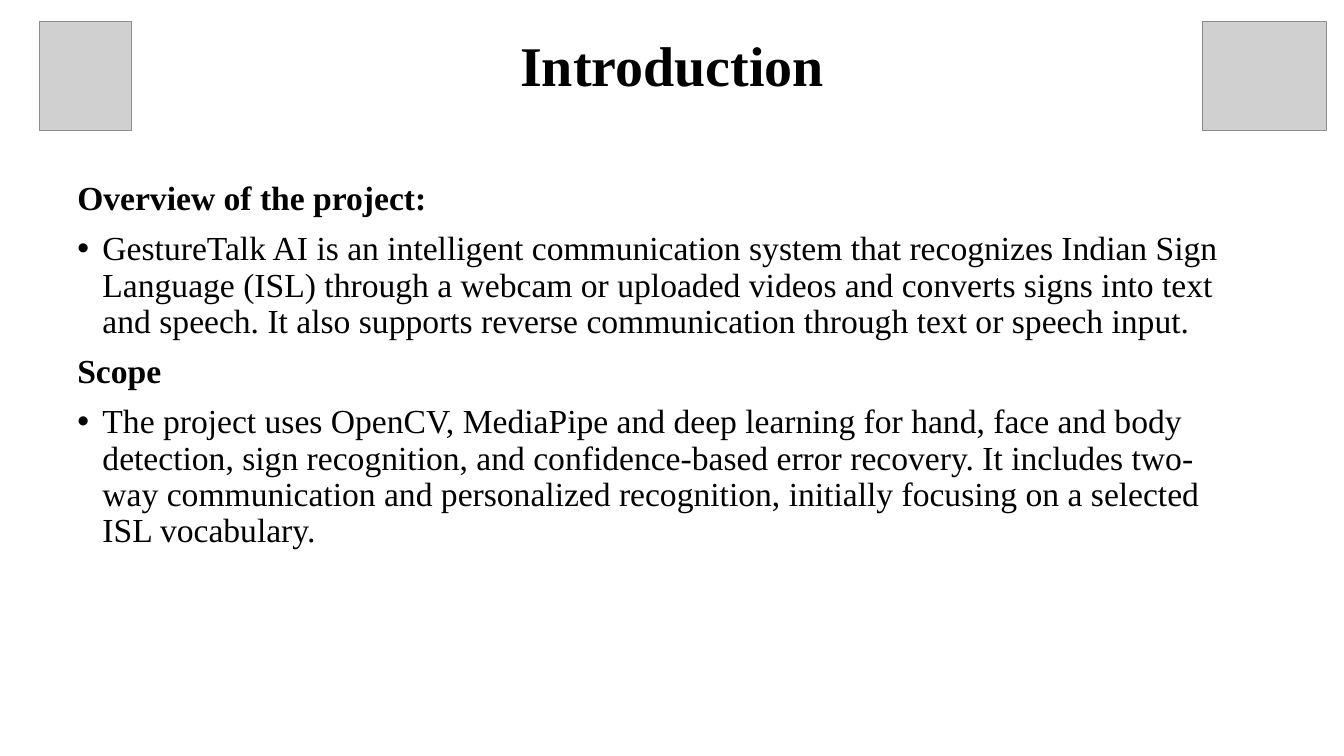
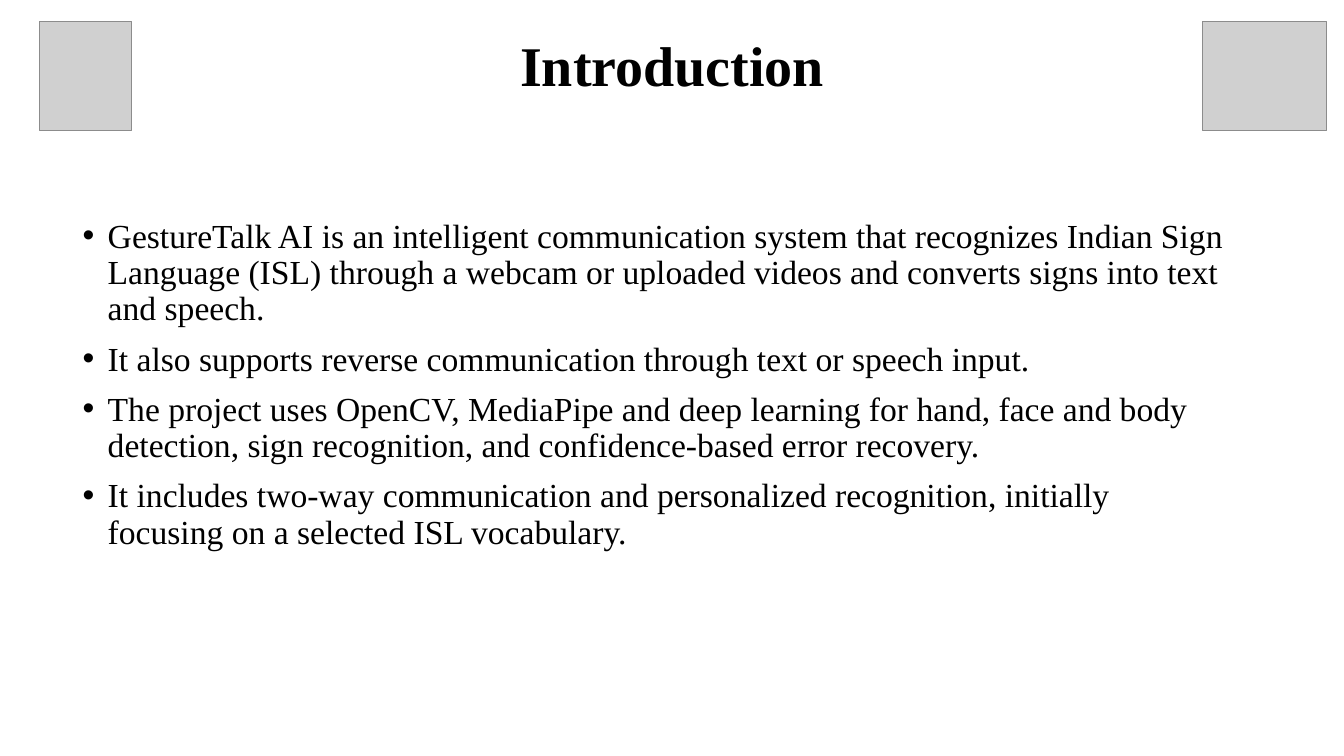
Before and after one commit to bolapradeepkumar25-ops/CAS1707-Al, a slide deck: slide 2 of Capstone/GestureTalk AI.pptx. Drawn at 1344x756 pixels with LibreOffice and Linux fonts; fonts in the diff are those of the drawing; grey boxes stand for pictures; background and template pictures are left out. Boxes give left, top, right and bottom in pixels: in the first picture for what was removed or moved away, otherwise in the second. Text is boxed around its words. In the diff, an @@ line names an element or a change of style, - is before the commit and + after.

```diff
--- a/Capstone/GestureTalk AI.pptx
+++ b/Capstone/GestureTalk AI.pptx
@@ text at [108, 224, 1223, 550]: text changed @@
-Overview of the project:
-• GestureTalk AI is an intelligent communication system that recognizes Indian Sign Language (ISL) through a webcam or uploaded videos and converts signs into text and speech. It also supports reverse communication through text or speech input.
-Scope
-• The project uses OpenCV, MediaPipe and deep learning for hand, face and body detection, sign recognition, and confidence-based error recovery. It includes two-way communication and personalized recognition, initially focusing on a selected ISL vocabulary.
+• GestureTalk AI is an intelligent communication system that recognizes Indian Sign Language (ISL) through a webcam or uploaded videos and converts signs into text and speech.
+• It also supports reverse communication through text or speech input.
+• The project uses OpenCV, MediaPipe and deep learning for hand, face and body detection, sign recognition, and confidence-based error recovery.
+• It includes two-way communication and personalized recognition, initially focusing on a selected ISL vocabulary.
```
Also in this commit, not shown: 6 other slides changed, 4 slides added.
